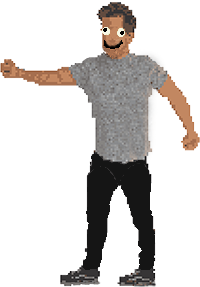
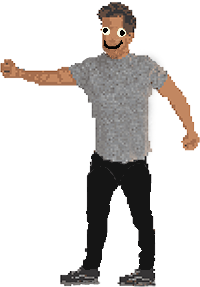
Layers edited between the first and the second 200 × 287 image:
painted on "Head" over [102, 27, 126, 49]
